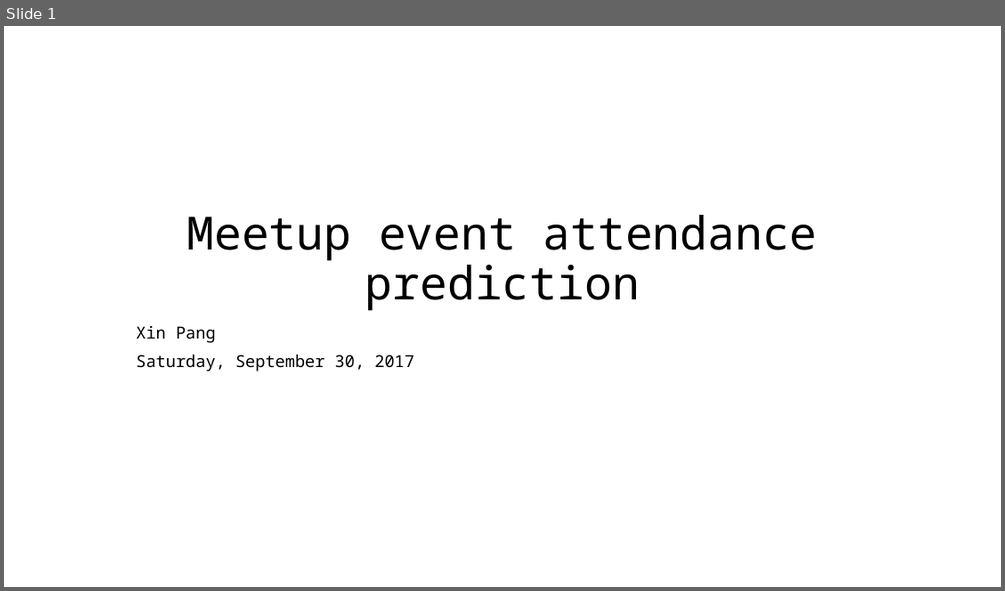
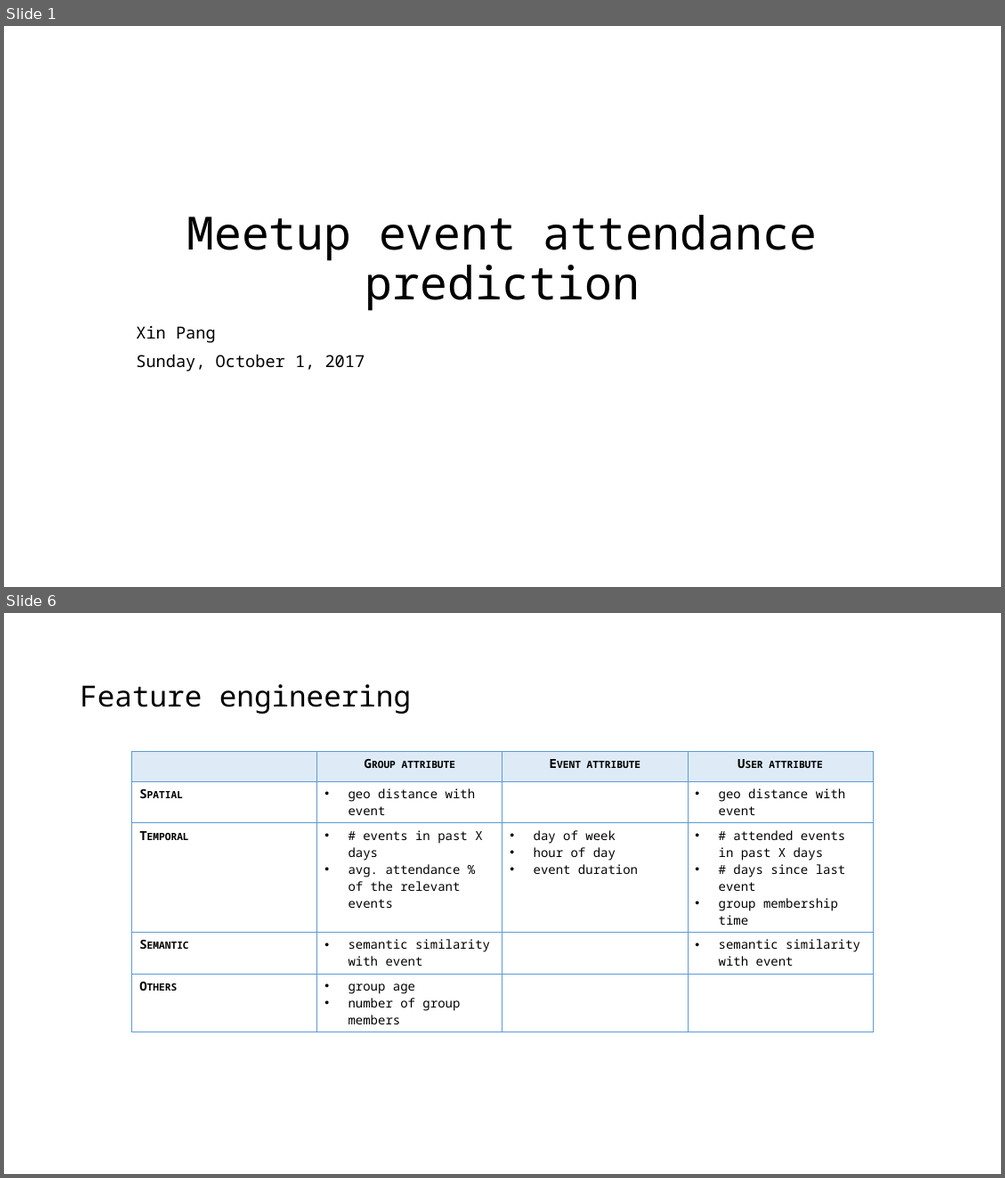
Before and after one commit to joyceXD/meetup-attendence-pred, a slide deck: presentation/meetup-attendance-prediction.pptx. Shown one above the other, each under a label of ours: slide 1 before the commit, slides 1 and 6 after it; the slides between them are not shown. The pictures are 1005x591 and 1005x1178 pixels, drawn with LibreOffice and Linux fonts; fonts in the diff are those of the drawing. Boxes give left, top, right and bottom in pixels: in the first picture for what was removed or moved away, otherwise in the second. Text is boxed around its words. In the diff, an @@ line names an element or a change of style, - is before the commit and + after.

Commit message:
Added new features.

```diff
--- a/presentation/meetup-attendance-prediction.pptx
+++ b/presentation/meetup-attendance-prediction.pptx
@@ slide 6 added at <box>4,613,1001,1174</box>, background #FFFFFF @@
@@ title added at <box>80,684,411,714</box>, 28 pt, text #000000 @@
+Feature engineering
@@ table added at <box>132,751,874,1028</box>, 5 rows, 4 columns @@
+ | Group attribute | Event attribute | User attribute
+Spatial | geo distance with event |  | geo distance with event
+Temporal | # events in past X days / avg. attendance % of the relevant events | day of week / hour of day / event duration | # attended events in past X days / # days since last event / group membership time
+Semantic | semantic similarity with event |  | semantic similarity with event
+Others | group age / number of group members |  | 
@@ slide 1 changed as well @@
@@ subtitle at <box>136,354,365,371</box>: text changed @@
-Saturday, September 30, 2017
+Sunday, October 1, 2017
```
Also in this commit, not shown: 5 other slides added, 1 slide removed, 10 other files.
